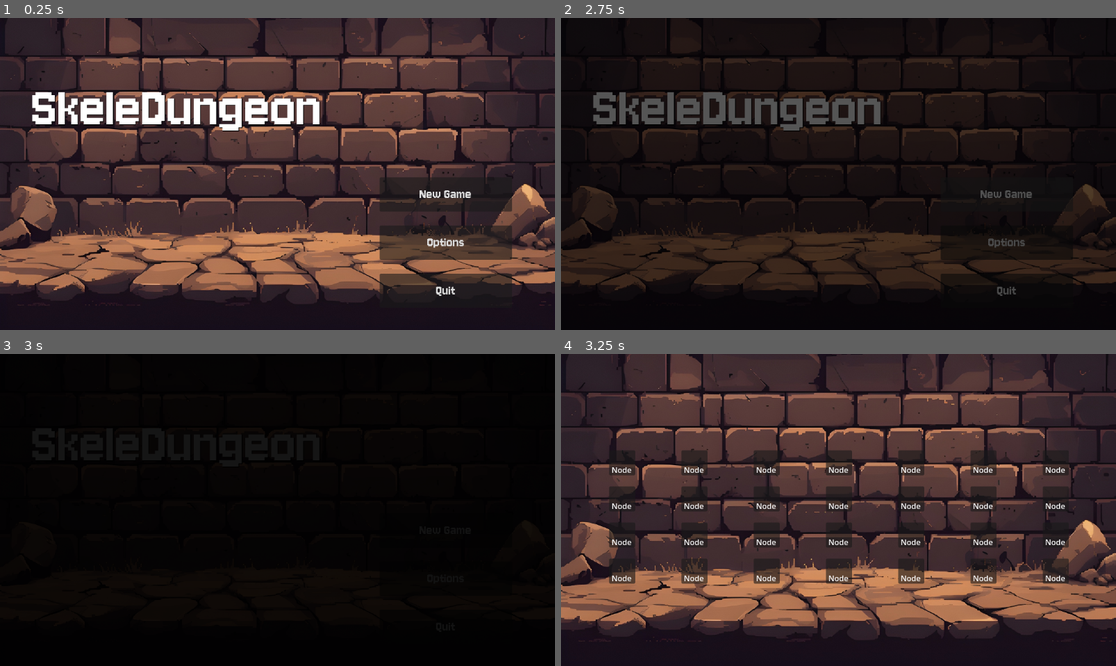
Above: before the commit, frames 1-4 (two rows, left to right).
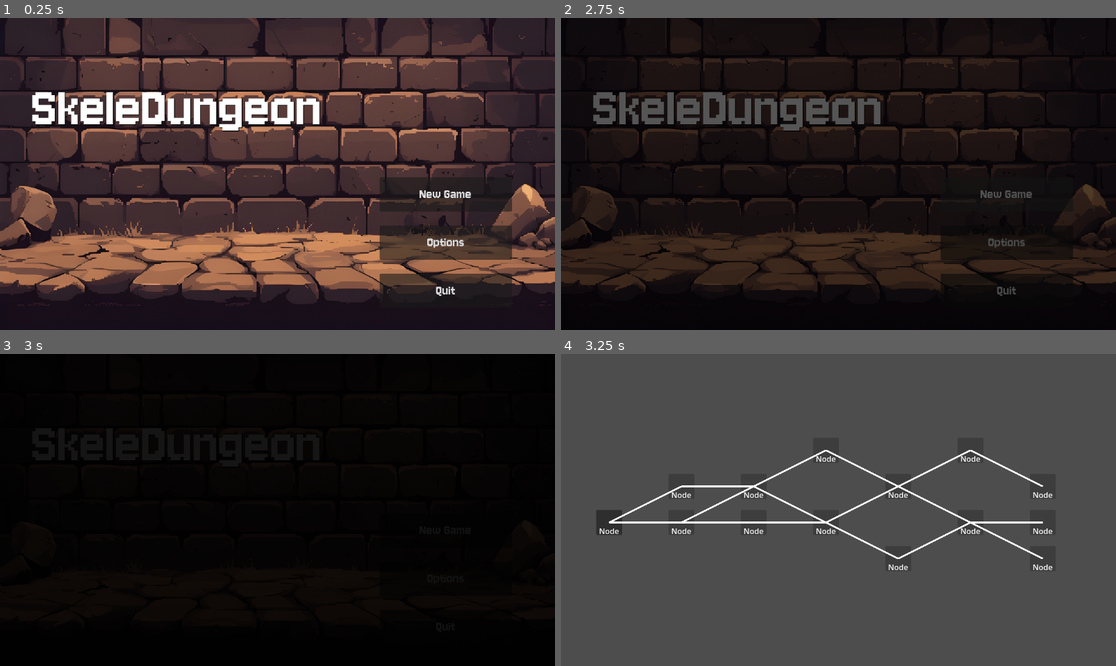
Above: after the commit, the same moments.

Repository: Neon-Bunny/SkeleDungeon
Game: Godot game, scene res://Scenes/MainMenu.tscn
Two runs of this game, one before a commit and one after it. Both use one fixed random seed, a clock stepped at 60 frames per second and the inputs below.
Inputs:
- Up to frame 1 (0.25 s): no input
- Up to frame 2 (2.75 s): click "Options" at 0.5 s; click "Return" at 1.25 s; click "New Game" at 2 s
- Up to frame 3 (3 s): click "New Game" at 2.75 s
- Up to frame 4 (3.25 s): no input

Frames 1-3 are identical in both runs. In frame 4, 84% of the frame differs, in the area x 0-100%, y 0-100%.

Commit message:
Working on procedural generation

Diff:
--- a/Scenes/game_map.tscn
+++ b/Scenes/game_map.tscn
@@ -1,16 +1,10 @@
 [gd_scene format=3 uid="uid://nu6drmqrwqgf"]
 
 [ext_resource type="Script" uid="uid://bun8yflhfyyp" path="res://Scripts/game_map.gd" id="1_jbw0w"]
-[ext_resource type="Texture2D" uid="uid://cpxubukdolyim" path="res://Assets/Images/SigmaDungeon.jpg" id="2_8wm8v"]
 
 [node name="GameMap" type="Node2D" unique_id=1346938753]
 script = ExtResource("1_jbw0w")
 
-[node name="SigmaDungeon" type="Sprite2D" parent="." unique_id=1058157396]
-position = Vector2(576, 323)
-scale = Vector2(0.48, 0.4821959)
-texture = ExtResource("2_8wm8v")
-
 [node name="Nodes" type="Node" parent="." unique_id=1167868083]
 
 [node name="Connections" type="Node" parent="." unique_id=1031356323]
--- a/Scenes/map_node.tscn
+++ b/Scenes/map_node.tscn
@@ -6,13 +6,18 @@
 script = ExtResource("1_wp7i3")
 
 [node name="Button" type="Button" parent="." unique_id=2052964384]
-offset_right = 54.0
-offset_bottom = 52.0
+offset_left = -27.0
+offset_top = -26.0
+offset_right = 27.0
+offset_bottom = 26.0
+metadata/_edit_use_anchors_ = true
 
 [node name="Label" type="Label" parent="." unique_id=1667671122]
-offset_top = 29.0
-offset_right = 53.0
-offset_bottom = 52.0
+offset_left = -26.0
+offset_top = 6.0
+offset_right = 27.0
+offset_bottom = 29.0
 text = "Node"
 horizontal_alignment = 1
 vertical_alignment = 1
+metadata/_edit_use_anchors_ = true
--- a/Scripts/audio_slider.gd
+++ b/Scripts/audio_slider.gd
@@ -1,8 +1,7 @@
 extends HSlider
 
 
-@export
-var bus_name : String
+@export var bus_name : String
 
 var bus_index: int
 
--- a/Scripts/game_map.gd
+++ b/Scripts/game_map.gd
@@ -1,28 +1,77 @@
 extends Node2D
 
-const MapNode = preload("res://Scenes/map_node.tscn")
+const map_node = preload("res://Scenes/map_node.tscn")
 
 var rows = 4
 var columns = 7
+
 var spacing_x = 150
 var spacing_y = 75
 
-var MapNodes = []
+var map_nodes = []
 
 func _ready():
 	generate_nodes()
+	assign_start_and_boss()
+	generate_paths()
+	cleanup_nodes()
+
+func assign_start_and_boss():
+
+	var middle = rows / 2
+
+	var start = map_nodes[middle][0]
+	var boss = map_nodes[middle][columns - 1]
+
+	start.node_type = "Start"
+	boss.node_type = "Boss"
+
+	start.connected = true
+	start.unlock()
+	boss.connected = true
 
 func generate_nodes():
 	for y in range(rows):
-		var RowNodes = []
+		var row_nodes = []
 		for x in range (columns):
-			var node = MapNode.instantiate()
+			var node = map_node.instantiate()
 			$Nodes.add_child(node)
 			node.position = Vector2(
 				x * spacing_x + 100,
 				y * spacing_y + 200
 			)
 
-			RowNodes.append(node)
+			row_nodes.append(node)
 
-		MapNodes.append(RowNodes)
+		map_nodes.append(row_nodes)
+
+func generate_paths():
+	var path_count = 4
+	var start_row = rows / 2
+
+	for i in range(path_count):
+		var y = start_row
+		for x in range(columns - 1):
+			var current = map_nodes[y][x]
+			var shift = randi_range(-1, 1)
+			var next_y = clamp(y + shift, 0, rows - 1)
+			var next = map_nodes[next_y][x + 1]
+			connect_nodes(current, next)
+			y = next_y
+
+func connect_nodes(a, b):
+	a.connected = true
+	b.connected = true
+	a.next_nodes.append(b)
+
+	var line = Line2D.new()
+	line.width = 4
+	line.add_point(a.position)
+	line.add_point(b.position)
+	$Connections.add_child(line)
+
+func cleanup_nodes():
+	for row in map_nodes:
+		for node in row:
+			if !node.connected:
+				node.hide()
--- a/Scripts/map_node.gd
+++ b/Scripts/map_node.gd
@@ -1,3 +1,13 @@
 extends Node2D
 
-@export var node_type : String
+var node_type = ""
+var connected = false
+var unlocked = false
+var next_nodes = []
+
+func _ready():
+	$Button.disabled = true
+
+func unlock():
+	unlocked = true
+	$Button.disabled = false
